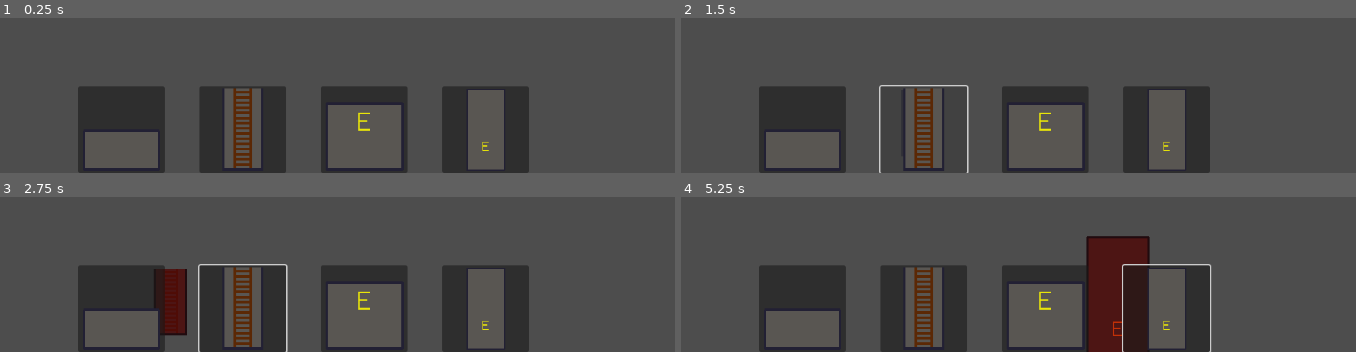
Above: before the commit, frames 1-4 (two rows, left to right).
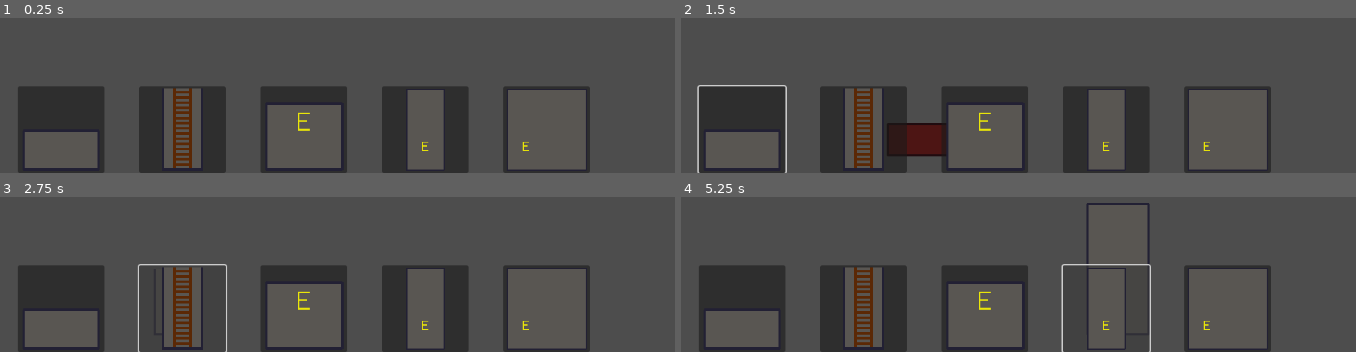
Above: after the commit, the same moments.

Repository: BearWithMePlease/spooky
Game: Godot game, scene res://scenes/bunker_builder.tscn
Same seed, same stepped clock (60 frames per second), same inputs: the game is played once before the commit and once after it.
Inputs (mouse positions are in pixels of both pictures, inside the frame that each line leads up to; where the layout moved, square brackets give the same spot in the first picture):
- Up to frame 1 (0.25 s): no input
- Up to frame 2 (1.5 s): click (741, 129) [802, 129] at 0.5 s; click (924, 129) at 1.27 s
- Up to frame 3 (2.75 s): click (182, 308) at 2.02 s
- Up to frame 4 (5.25 s): click (1045, 308) at 2.77 s; click (984, 308) at 3.52 s; click (1167, 308) at 4.27 s; click (1106, 308) at 5.02 s

The runs differ from the first frame. In frame 1, 16% of the frame differs, in the area x 2-88%, y 44-100%; in frame 2, 17%; in frame 3, 18%; in frame 4, 23%, in the area x 2-88%, y 3-100%.

Commit message:
Added variable module size

Diff:
--- a/scenes/bunker_builder.tscn
+++ b/scenes/bunker_builder.tscn
@@ -1,8 +1,9 @@
-[gd_scene load_steps=6 format=3 uid="uid://dmkhp5el2xbu7"]
+[gd_scene load_steps=7 format=3 uid="uid://dmkhp5el2xbu7"]
 
+[ext_resource type="Texture2D" uid="uid://ci0qwjv72qx7k" path="res://imgs/modules/room_2_n.png" id="1_5ympq"]
 [ext_resource type="Script" path="res://scripts/modules.gd" id="1_oercy"]
-[ext_resource type="Script" path="res://scripts/grid_module.gd" id="1_vpysb"]
 [ext_resource type="PackedScene" uid="uid://bmudhur7ptrne" path="res://prefab/ModuleButton.tscn" id="2_8ridg"]
+[ext_resource type="Script" path="res://scripts/module.gd" id="2_fxro4"]
 
 [sub_resource type="Gradient" id="Gradient_ih224"]
 offsets = PackedFloat32Array(0.442257)
@@ -25,7 +26,9 @@
 [node name="Module_Mover" type="Sprite2D" parent="Building_Space"]
 modulate = Color(0.2, 0.866667, 0.2, 0.933333)
 z_index = 1
-script = ExtResource("1_vpysb")
+texture = ExtResource("1_5ympq")
+centered = false
+script = ExtResource("2_fxro4")
 
 [node name="GUI" type="CanvasLayer" parent="."]
 
--- a/scripts/grid_module.gd
+++ b/scripts/grid_module.gd
@@ -1,24 +1,9 @@
-extends Sprite2D
+extends Object
 class_name GridModule
 
-var type: Modules.ModuleType
-var direction: Modules.ModuleDirection
+var node: Module
+var scale_index: Vector2
 
-func init(position:Vector2, type:Modules.ModuleType, direction: Modules.ModuleDirection):
-	self.type = type
-	self.position = position
-	self.z_index = 0
-	self.modulate = Color.WHITE
-	self.visible = true
-
-	set_direction(direction)
-
-func set_direction(direction: Modules.ModuleDirection):
-	self.direction = direction
-
-	var path = Modules.get_module_path(self.type, self.direction)
-	self.texture = load(path)
-
-func adjust_direction(direction: Modules.ModuleDirection, removing: bool):
-	if removing: set_direction(self.direction & (~direction))	# Remove
-	else: set_direction(self.direction | direction) 			# Add
+func _init(node:Module, scale_index: Vector2):
+	self.node = node
+	self.scale_index = scale_index
--- /dev/null
+++ b/scripts/module.gd
@@ -0,0 +1,29 @@
+extends Sprite2D
+class_name Module
+
+var type: Modules.ModuleType
+var direction: Modules.ModuleDirection
+
+func init(module_position:Vector2, type:Modules.ModuleType, direction: Modules.ModuleDirection):
+	self.type = type
+	set_direction(direction)
+
+	self.position = module_position
+	self.z_index = 0
+	self.modulate = Color.WHITE
+	self.visible = true
+
+	# Set Offset - Middle of bottom right slot
+	var scales = Modules.scales[self.type]
+	offset.x = -Modules.GRID_SIZE / 2.0
+	offset.y = -(max(0, scales.y - 1.0) * Modules.GRID_SIZE + Modules.GRID_SIZE / 2.0)
+
+func set_direction(direction: Modules.ModuleDirection):
+	self.direction = direction
+
+	var path = Modules.get_module_path(self.type, self.direction)
+	self.texture = load(path)
+
+func adjust_direction(direction: Modules.ModuleDirection, removing: bool):
+	if removing: set_direction(self.direction & (~direction))	# Remove
+	else: set_direction(self.direction | direction) 			# Add
--- a/scripts/modules.gd
+++ b/scripts/modules.gd
@@ -2,6 +2,7 @@
 
 class_name Modules
 
+static var GRID_SIZE = 96
 static var MODULE_PATH = "res://imgs/modules/"
 static var HASH_SHIFT = 16 # -> max value 2^16 otherwise collision possible
 
@@ -24,21 +25,35 @@
 	CORRIDOR,
 	STAIR,
 	ROOM_1,
-	ROOM_2
-}
-
+	ROOM_2,
+	ROOM_3
+}
+
+# Module has base size of grid_size. Larger modules can be of n*grid_size in each direction
 # module_scales[ModuleType] = Vector2(n,k) (actual_size = n * grid_size)
-var module_scales = {
+static var scales = {
 	ModuleType.NONE: Vector2(0,0),
 	ModuleType.CORRIDOR: Vector2(1,1),
 	ModuleType.STAIR: Vector2(1,1),
 	ModuleType.ROOM_1: Vector2(1,1),
-	ModuleType.ROOM_2: Vector2(1,2)
+	ModuleType.ROOM_2: Vector2(1,2),
+	ModuleType.ROOM_3: Vector2(2,2)
+}
+
+# Module has docking slots. Add slot to array where docking a different module is possible
+# ONLY ONE CONNECTION PER SIDE
+# IMPORTANT: left connection is first vector && right connection is last vector
+static var connections = {
+	ModuleType.NONE: [],
+	ModuleType.CORRIDOR: [Vector2(1,1)],
+	ModuleType.STAIR: [Vector2(1,1)],
+	ModuleType.ROOM_1: [Vector2(1,1)],
+	ModuleType.ROOM_2: [Vector2(1,1)],
+	ModuleType.ROOM_3: [Vector2(1,1), Vector2(2,1)]
 }
 
 var module_button := preload("res://prefab/ModuleButton.tscn")
 
-@export var grid_size: int = 96
 @export var color_valid_spot: Color
 @export var color_invalid_spot: Color
 @export var animation_duration: float = 0.1
@@ -58,11 +73,10 @@
 
 # Called when the node enters the scene tree for the first time.
 func _ready() -> void:
-	module_scales.make_read_only()
 	mover.visible = false
 
-	if len(ModuleType.keys()) != len(module_scales.keys()):
-		push_error("ModuleType and module_scales length does not match")
+	if len(ModuleType.keys()) != len(scales.keys()) or len(ModuleType.keys()) != len(connections.keys()):
+		push_error("ModuleType, module_scales or connections length does not match")
 		return
 
 	# Instantiate available modules (gui module button)
@@ -103,6 +117,7 @@
 				on_build_module()
 		else:
 			mover.modulate = color_invalid_spot
+			mover.set_direction(ModuleDirection.N)
 
 func mouse_gui_status(mouse_over_gui:bool):
 	self.mouse_over_gui = mouse_over_gui
@@ -138,54 +153,75 @@
 	mover.init(animation_new_position, type, ModuleDirection.N)
 	mover.z_index = 1
 
+	# set offset
+	#mover.offset = -scales[type] * grid_size / 2
+
+
 # Gets mouse to grid position. Only works for positive coords
 func get_grid_position():
 	var mouse_position = mover.get_global_mouse_position()
 
 	var coord = Vector2i(roundi(mouse_position.x), roundi(mouse_position.y))
-	var modulo = Vector2i(coord.x % grid_size, coord.y % grid_size)
-
-	coord.x = coord.x - modulo.x if modulo.x < grid_size / 2 else coord.x + (grid_size - modulo.x)
-	coord.y = coord.y - modulo.y if modulo.y < grid_size / 2 else coord.y + (grid_size - modulo.y)
+	var modulo = Vector2i(coord.x % GRID_SIZE, coord.y % GRID_SIZE)
+
+	coord.x = coord.x - modulo.x if modulo.x < GRID_SIZE / 2 else coord.x + (GRID_SIZE - modulo.x)
+	coord.y = coord.y - modulo.y if modulo.y < GRID_SIZE / 2 else coord.y + (GRID_SIZE - modulo.y)
 
 	return Vector2(coord.x, coord.y)
 
 # Check if there is already a module in that position (on grid)
 func can_build_module(grid_position: Vector2):
 	if mouse_over_gui: return false
-	return not grid.has(get_grid_id(grid_position))
+
+	# check all grid slots
+	for x in range(scales[type].x):
+		for y in range(scales[type].y):
+			var new_pos = Vector2(grid_position.x + GRID_SIZE * x,grid_position.y - GRID_SIZE * y)
+			if grid.has(get_grid_id(new_pos)):
+				return false
+
+	return true
 
 func adjust_surroundings(position: Vector2, removing = false) -> ModuleDirection:
-	var left_position = position + Vector2(-grid_size, 0)
-	var right_position = position + Vector2(grid_size, 0)
+	var connection_slot_left = position + GRID_SIZE * (connections[type][0]-Vector2.ONE)
+	var connection_slot_right = position + GRID_SIZE * (connections[type][len(connections[type])-1]-Vector2.ONE)
+
+	var left_position = connection_slot_left + Vector2(-GRID_SIZE, 0)
+	var right_position = connection_slot_right + Vector2(GRID_SIZE, 0)
 
 	var grid_module: GridModule
 	var mover_direction: ModuleDirection = ModuleDirection.N
 	if grid.has(get_grid_id(left_position)):
 		grid_module = grid.get(get_grid_id(left_position)) as GridModule
-		grid_module.adjust_direction(ModuleDirection.R, removing)
-		mover_direction = ModuleDirection.L
+
+		if connections[grid_module.node.type].has(grid_module.scale_index):
+			grid_module.node.adjust_direction(ModuleDirection.R, removing)
+			mover_direction = ModuleDirection.L
 	if grid.has(get_grid_id(right_position)):
 		grid_module = grid.get(get_grid_id(right_position)) as GridModule
-		grid_module.adjust_direction(ModuleDirection.L, removing)
-
-		if mover_direction == ModuleDirection.L:
-			mover_direction = ModuleDirection.H
-		else:
-			mover_direction = ModuleDirection.R
-
+
+		if connections[grid_module.node.type].has(grid_module.scale_index):
+			grid_module.node.adjust_direction(ModuleDirection.L, removing)
+			if mover_direction == ModuleDirection.L: mover_direction = ModuleDirection.H
+			else: mover_direction = ModuleDirection.R
 
 	return mover_direction
 
 func on_build_module():
-	var module = mover.duplicate() as GridModule
-	mover.get_parent().add_child(module)
-
-	module.init(grid_position, type, mover.direction)
-
-	# Add to placed modules
-	grid[get_grid_id(module.position)] = module
-
+	# Instantiate module prefab
+	var node = mover.duplicate() as Module
+	node.init(grid_position, type, mover.direction)
+	mover.get_parent().add_child(node)
+
+	# Add module to each grid slot it occupies
+	for x in range(scales[type].x):
+		for y in range(scales[type].y):
+			print(x," ", y)
+			var module = GridModule.new(node, Vector2(x+1,y+1))
+			var slot_position = Vector2(node.position.x + GRID_SIZE * x, node.position.y - GRID_SIZE * y)
+			grid[get_grid_id(slot_position)] = module
+
+	# Clean up
 	moving = false
 	mover.visible = false
 	type = ModuleType.NONE
Binary file added: imgs/modules/room_3_h.png
Not shown, added: imgs/modules/room_3_h.png.import
Binary file added: imgs/modules/room_3_l.png
Not shown, added: imgs/modules/room_3_l.png.import
Binary file added: imgs/modules/room_3_n.png
Not shown, added: imgs/modules/room_3_n.png.import
Binary file added: imgs/modules/room_3_r.png
Not shown, added: imgs/modules/room_3_r.png.import
